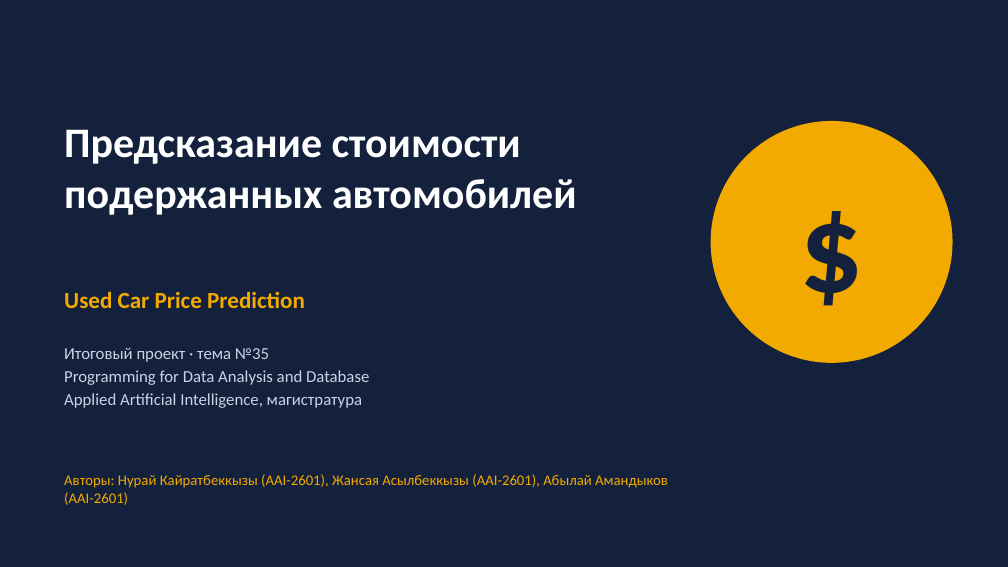
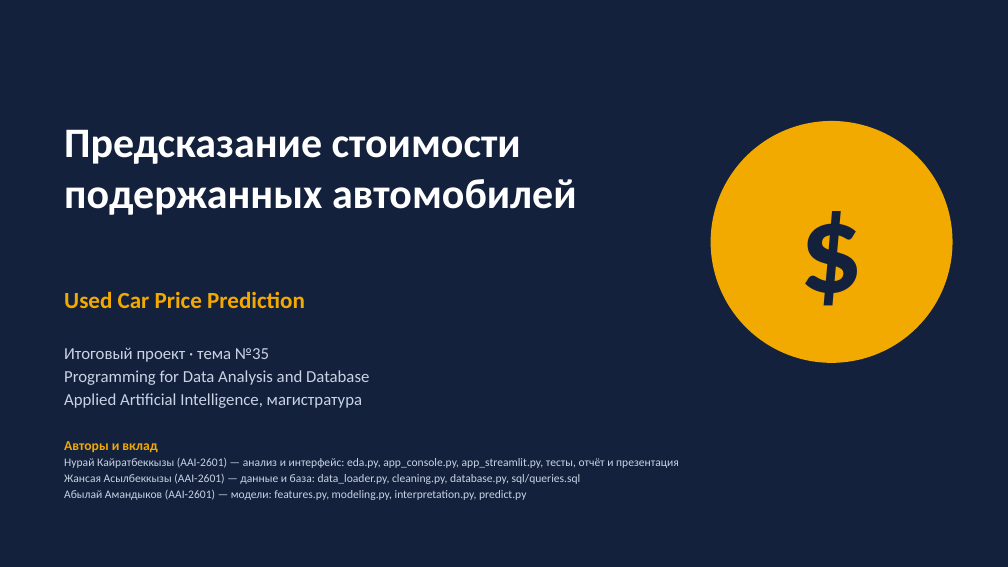
Before and after one commit to abylayy/used-car-price, a slide deck: slide 1 of presentation/Used_Car_Price_Prediction.pptx. Drawn at 1008x567 pixels with LibreOffice and Linux fonts; fonts in the diff are those of the drawing. Boxes give left, top, right and bottom in pixels: in the first picture for what was removed or moved away, otherwise in the second. Text is boxed around its words. In the diff, an @@ line names an element or a change of style, - is before the commit and + after.

Commit message:
cleaning and modeling

```diff
--- a/presentation/Used_Car_Price_Prediction.pptx
+++ b/presentation/Used_Car_Price_Prediction.pptx
@@ text at (64,441,679,500): text changed; size 14 to 11 pt; text colour #F2A900 to #C9D3E3 @@
-Авторы: Нурай Кайратбеккызы (AAI-2601), Жансая Асылбеккызы (AAI-2601), Абылай Амандыков (AAI-2601)
+Авторы и вклад
+Нурай Кайратбеккызы (AAI-2601) — анализ и интерфейс: eda.py, app_console.py, app_streamlit.py, тесты, отчёт и презентация
+Жансая Асылбеккызы (AAI-2601) — данные и база: data_loader.py, cleaning.py, database.py, sql/queries.sql
+Абылай Амандыков (AAI-2601) — модели: features.py, modeling.py, interpretation.py, predict.py
```
Also in this commit, not shown: 6 other slides changed, 48 other files.
